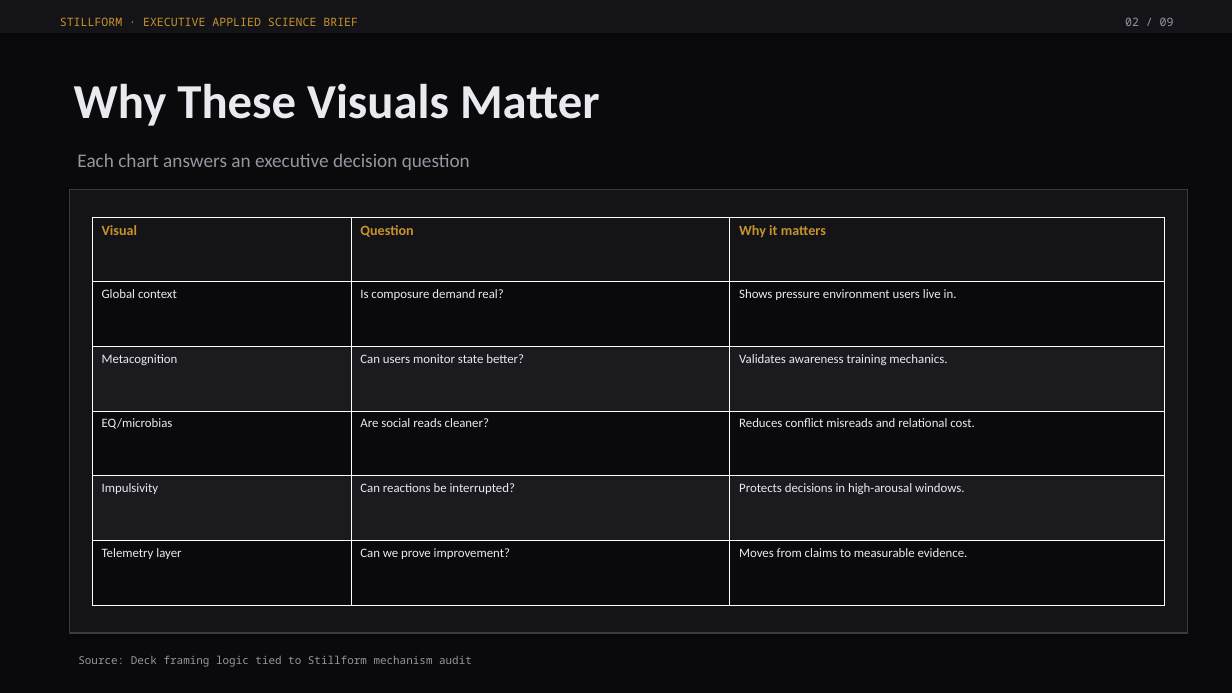
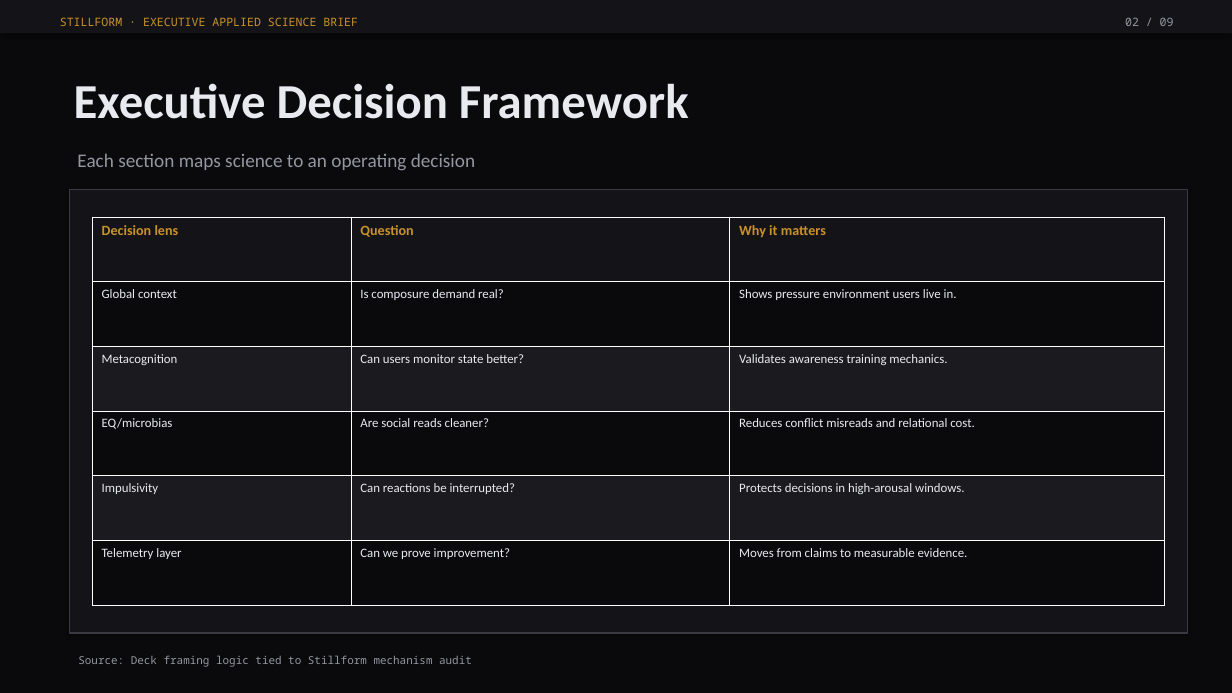
Before and after one commit to EmberEnterprises/Stillform, a slide deck: slide 2 of public/Stillform_Executive_Deck.pptx. Drawn at 1232x693 pixels with LibreOffice and Linux fonts; fonts in the diff are those of the drawing. Boxes give left, top, right and bottom in pixels: in the first picture for what was removed or moved away, otherwise in the second. Text is boxed around its words. In the diff, an @@ line names an element or a change of style, - is before the commit and + after.

```diff
--- a/public/Stillform_Executive_Deck.pptx
+++ b/public/Stillform_Executive_Deck.pptx
@@ text at (74,83,689,119): text changed @@
-Why These Visuals Matter
+Executive Decision Framework
@@ text at (77,153,475,171): text changed @@
-Each chart answers an executive decision question
+Each section maps science to an operating decision
@@ table at (92,217,1165,605) @@
-row 1, column 1: Visual
+row 1, column 1: Decision lens
```
Also in this commit, not shown: 1 other slide changed, 2 other files.
